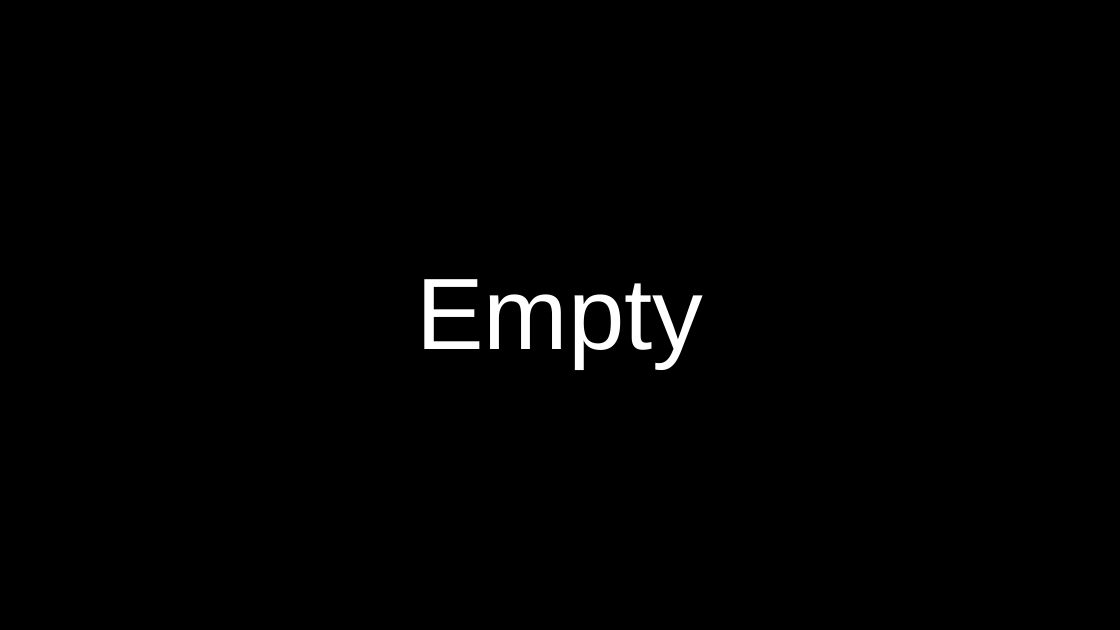
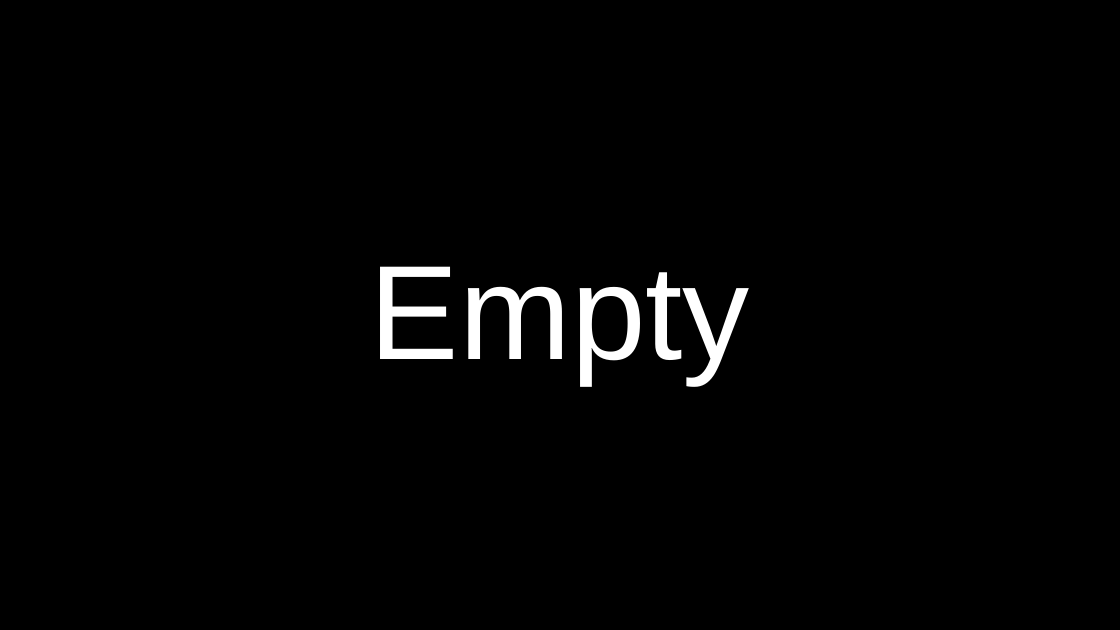
Before and after one commit to CHRISTIANARIBAL/Simbahan, a slide deck: slide 49 of 2Permanent/Final Na Ni.pptx. Drawn at 1120x630 pixels with LibreOffice and Linux fonts; fonts in the diff are those of the drawing. Boxes give left, top, right and bottom in pixels: in the first picture for what was removed or moved away, otherwise in the second. Text is boxed around its words. In the diff, an @@ line names an element or a change of style, - is before the commit and + after.

```diff
--- a/2Permanent/Final Na Ni.pptx
+++ b/2Permanent/Final Na Ni.pptx
@@ title "Empty" at (370,266,750,383): size 87 to 115 pt @@
```
Also in this commit, not shown: 6 other slides changed, 34 slides added, 13 slides removed.
